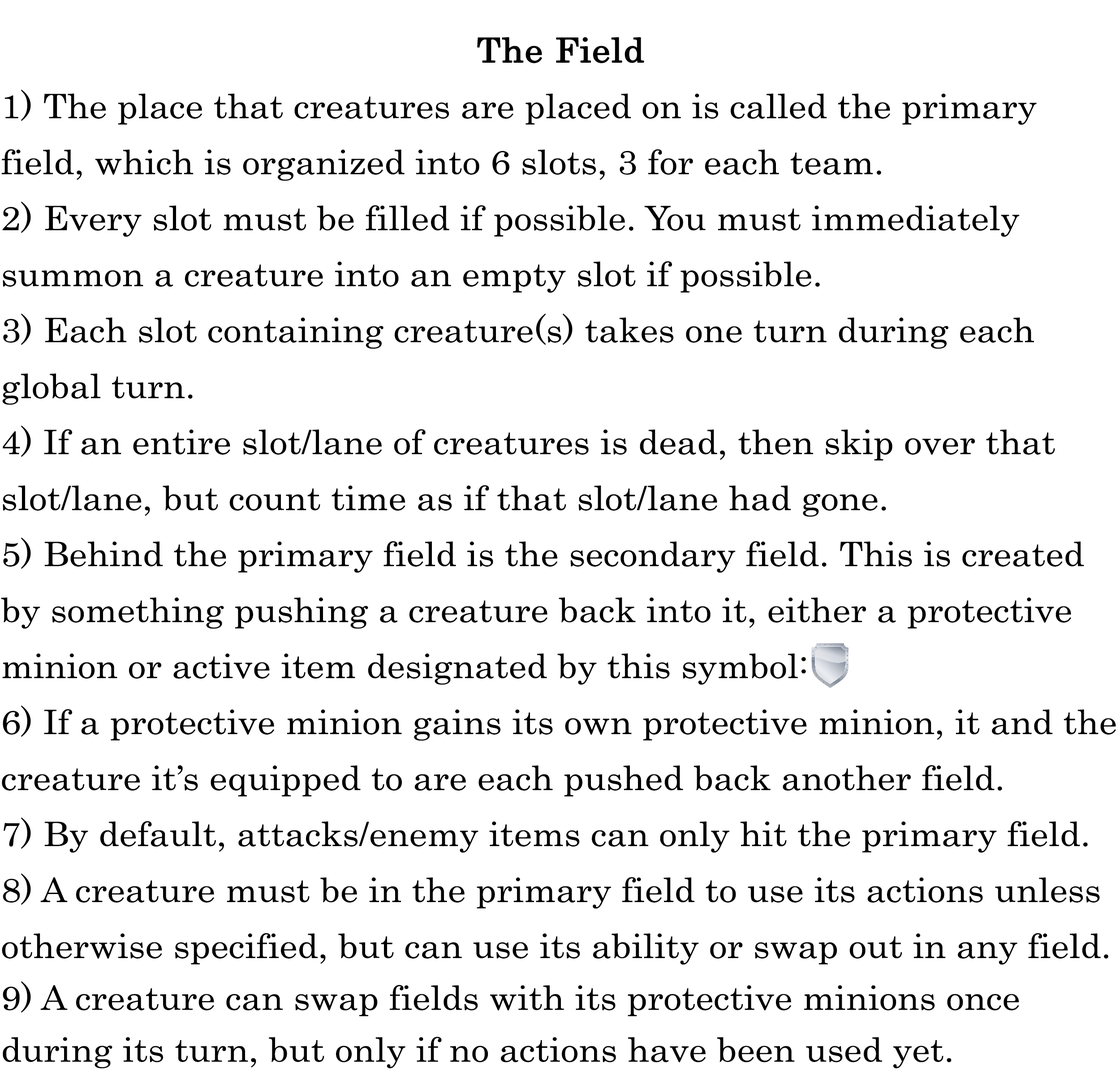
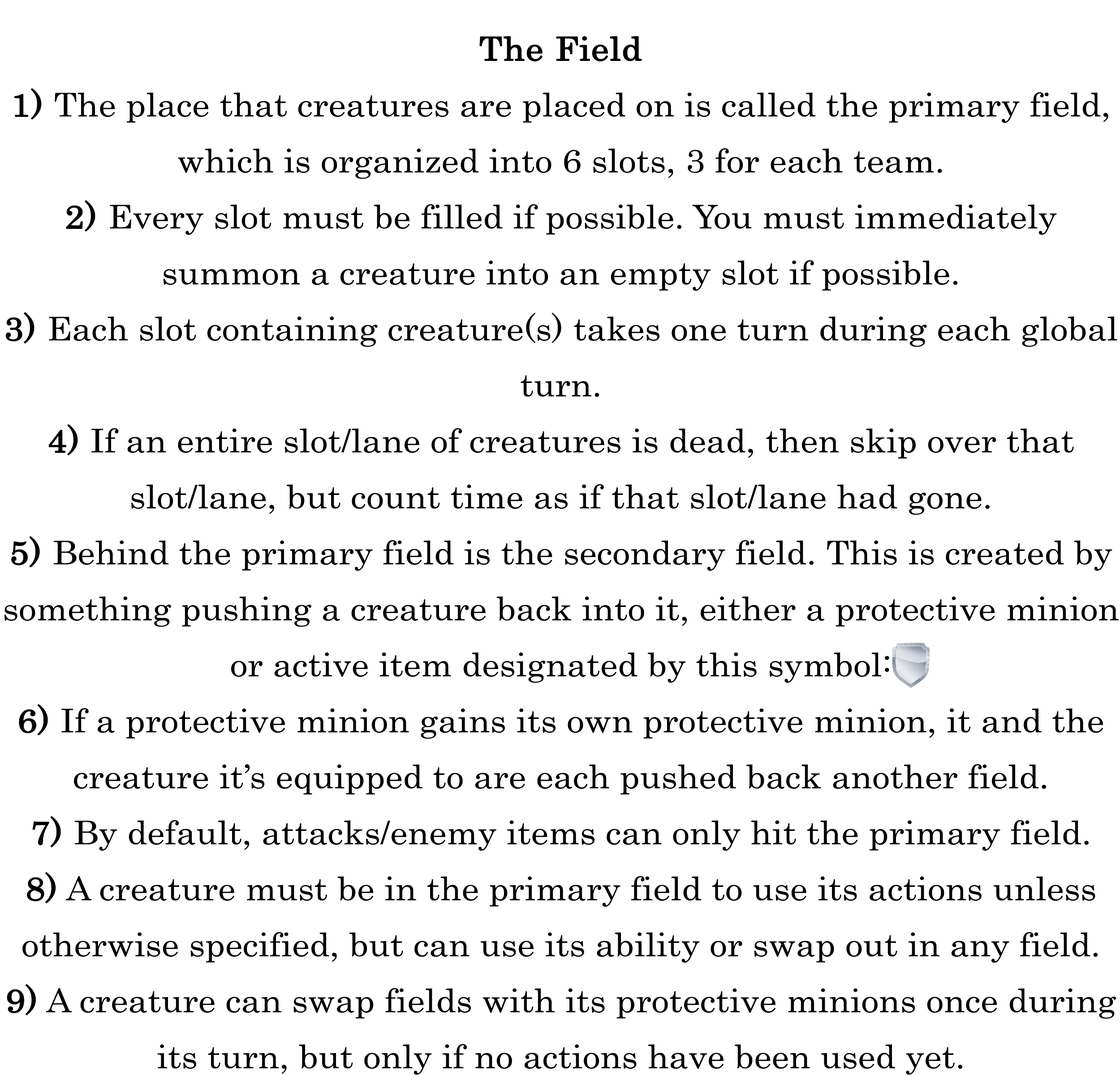
Revision of a layered w=1120, h=1075 image; what changed, layer by layer:
painted on "The Field" over [0, 35, 1119, 1075]
painted on "Protective" over [811, 642, 930, 688]
